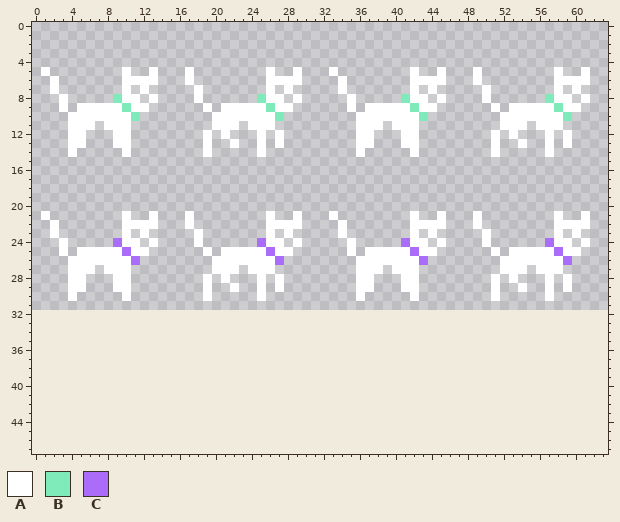
Pixel-art sprite: assets/cat_walk_cycle.png. Above, as it was before the edit.
The file is 64x32 pixels. The old version is drawn lined up with the new one, on the new canvas.
Palette (. is transparent): A #ffffff  B #7febba  C #ac6cfa
Once edited:
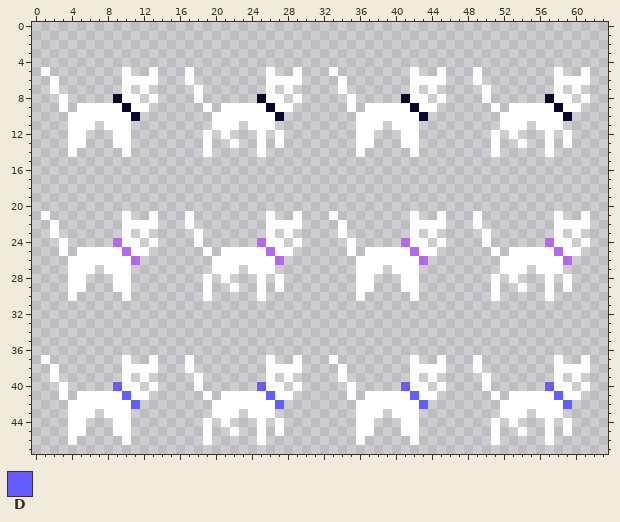
Colours new in this view: D #645eff
Change:
canvas 64x32 -> 64x48
Colour B changes from #7febba to #0b0630.
Colour C changes from #ac6cfa to #b568e8.
Colour A now appears in row 37 at x 1, 10, 13, 17, 26, 29, 33, 42, 45, 49, 58 and 61; in row 38 at x 2, 10 to 13, 17, 26 to 29, 34, 42 to 45, 49 and 58 to 61; in row 39 at x 2, 10, 12, 18, 26, 28, 34, 42, 44, 50, 58 and 60; in row 40 at x 3, 10 to 11, 13, 18, 26 to 27, 29, 35, 42 to 43, 45, 50, 58 to 59 and 61; in row 41 at x 3, 5 to 9, 11 to 12, 19, 21 to 25, 27 to 28, 35, 37 to 41, 43 to 44, 51, 53 to 57 and 59 to 60; in row 42 at x 4 to 10, 20 to 26, 36 to 42 and 52 to 58.
Colour A now appears in row 43 at x 4 to 6, 8 to 10, 20 to 22, 24 to 26, 36 to 38, 40 to 42, 52 to 54 and 56 to 58; in row 44 at x 4 to 5, 9 to 10, 19, 21, 25, 27, 36 to 37, 41 to 42, 51, 53, 57 and 59; in row 45 at x 4 to 5, 9 to 10, 19, 22, 25, 27, 36 to 37, 41 to 42, 51, 54, 57 and 59; in row 46 at x 4, 10, 19, 25, 36, 42, 51 and 57.
Colour D now appears in row 40 at x 9, 25, 41 and 57; in row 41 at x 10, 26, 42 and 58; in row 42 at x 11, 27, 43 and 59.
